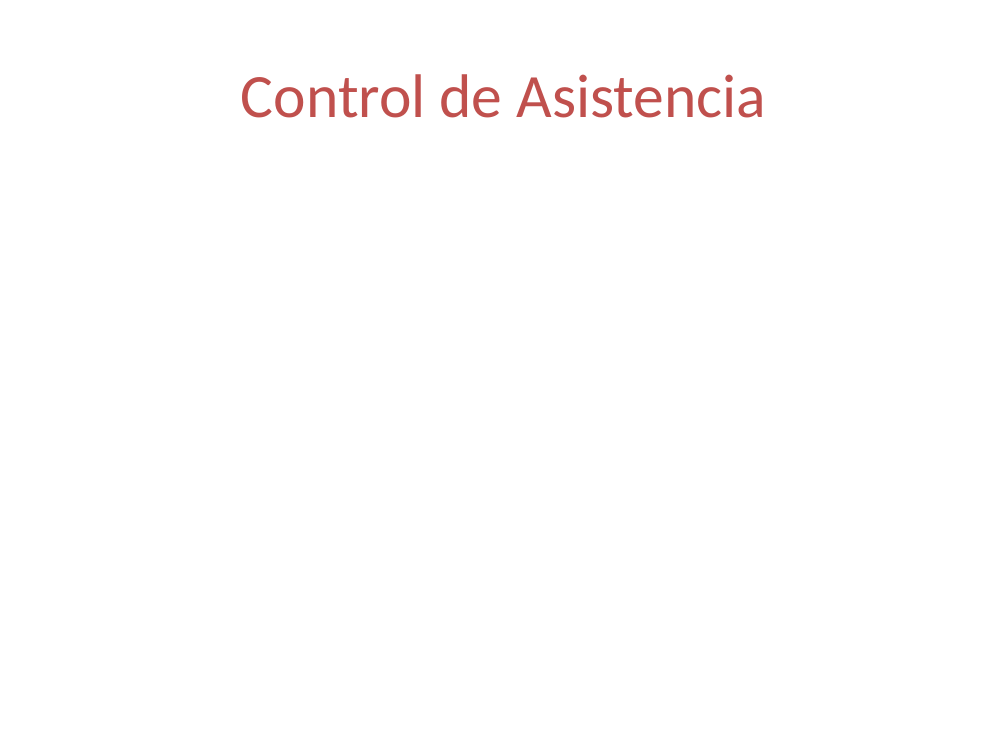
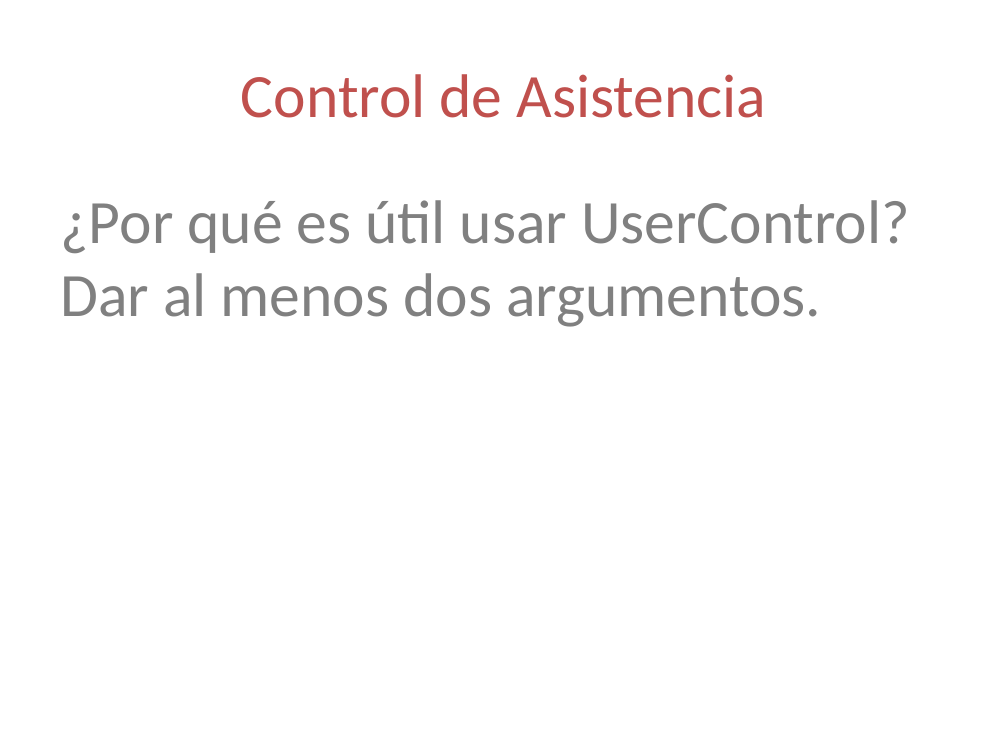
Before and after one commit to lopezjurip/AyudantiaIIC2233, a slide deck: slide 17 of WPF/Ayudantía WPF 2 - 2014-2.pptx (slide 15 before the commit). Drawn at 1008x756 pixels with LibreOffice and Linux fonts; fonts in the diff are those of the drawing. Boxes give left, top, right and bottom in pixels: in the first picture for what was removed or moved away, otherwise in the second. Text is boxed around its words. In the diff, an @@ line names an element or a change of style, - is before the commit and + after.

```diff
--- a/WPF/Ayudantía WPF 2 - 2014-2.pptx
+++ b/WPF/Ayudantía WPF 2 - 2014-2.pptx
@@ text added at <box>60,200,910,327</box>, 44 pt, text #808080 @@
+¿Por qué es útil usar UserControl? Dar al menos dos argumentos.
```
Also in this commit, not shown: 3 other slides changed, 3 slides added, 1 slide removed.
